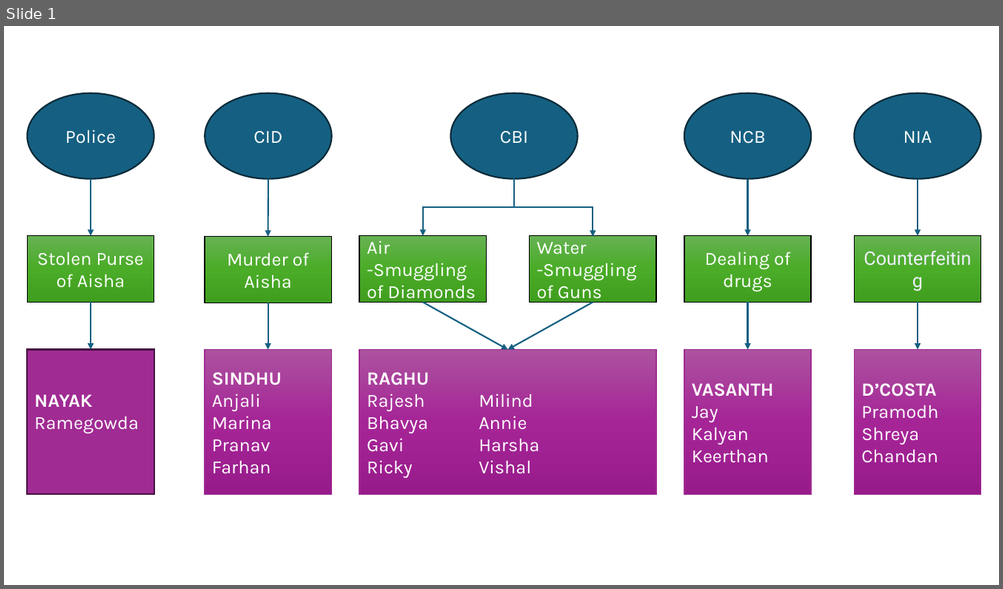
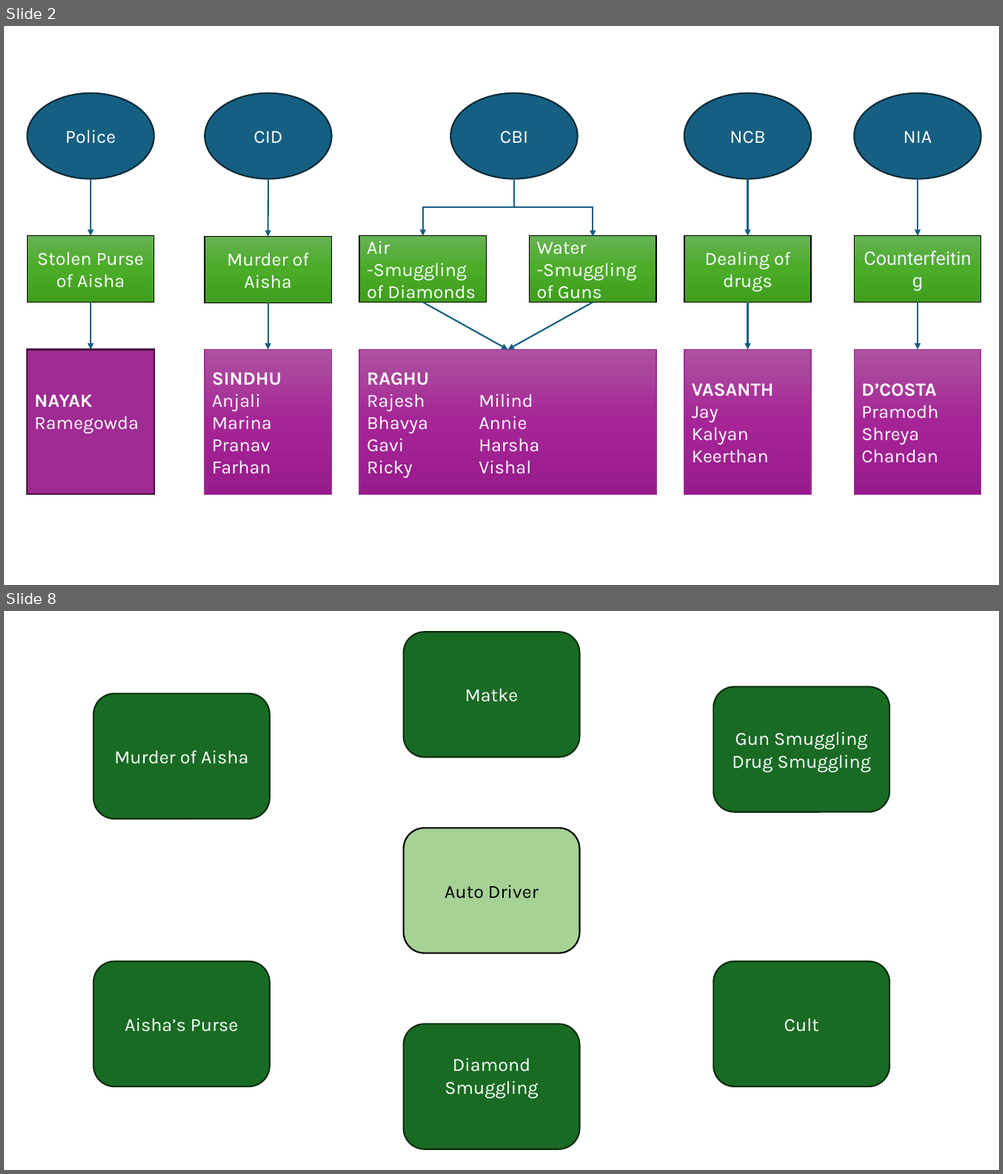
Before and after one commit to arya-prakyath/the-a-films, a slide deck: THE_A_Ideas/Innocent Gems/Innocent Gems - Flows.pptx. Shown one above the other, each under a label of ours: slide 1 before the commit, slides 2 and 8 after it; the slides between them are not shown. The pictures are 1003x589 and 1003x1174 pixels, drawn with LibreOffice and Linux fonts; fonts in the diff are those of the drawing. Boxes give left, top, right and bottom in pixels: in the first picture for what was removed or moved away, otherwise in the second. Text is boxed around its words. In the diff, an @@ line names an element or a change of style, - is before the commit and + after.

```diff
--- a/THE_A_Ideas/Innocent Gems/Innocent Gems - Flows.pptx
+++ b/THE_A_Ideas/Innocent Gems/Innocent Gems - Flows.pptx
@@ slide 8 added at <box>4,611,999,1170</box>, background #FFFFFF @@
@@ rounded rectangle added at <box>403,632,579,758</box>, fill #196B24, outline #0B2F10 1.5 pt, 18 pt, text #FFFFFF @@
+Matke
@@ rounded rectangle added at <box>94,694,270,819</box>, fill #196B24, outline #0B2F10 1.5 pt, 18 pt, text #FFFFFF @@
+Murder of Aisha
@@ rounded rectangle added at <box>714,687,890,812</box>, fill #196B24, outline #0B2F10 1.5 pt, 18 pt, text #FFFFFF @@
+Gun Smuggling
+Drug Smuggling
@@ rounded rectangle added at <box>403,828,579,954</box>, fill #4EA72E at 50% opacity, outline #000000 1.5 pt, 18 pt, text #000000 @@
+Auto Driver
@@ rounded rectangle added at <box>94,962,270,1087</box>, fill #196B24, outline #0B2F10 1.5 pt, 18 pt, text #FFFFFF @@
+Aisha’s Purse
@@ rounded rectangle added at <box>714,962,890,1087</box>, fill #196B24, outline #0B2F10 1.5 pt, 18 pt, text #FFFFFF @@
+Cult
@@ rounded rectangle added at <box>403,1025,579,1150</box>, fill #196B24, outline #0B2F10 1.5 pt, 18 pt, text #FFFFFF @@
+Diamond Smuggling
@@ what was slide 1 is now slide 2 @@
```
Also in this commit, not shown: 1 slide changed, 5 other slides added, 2 slides removed, 4 other files.
